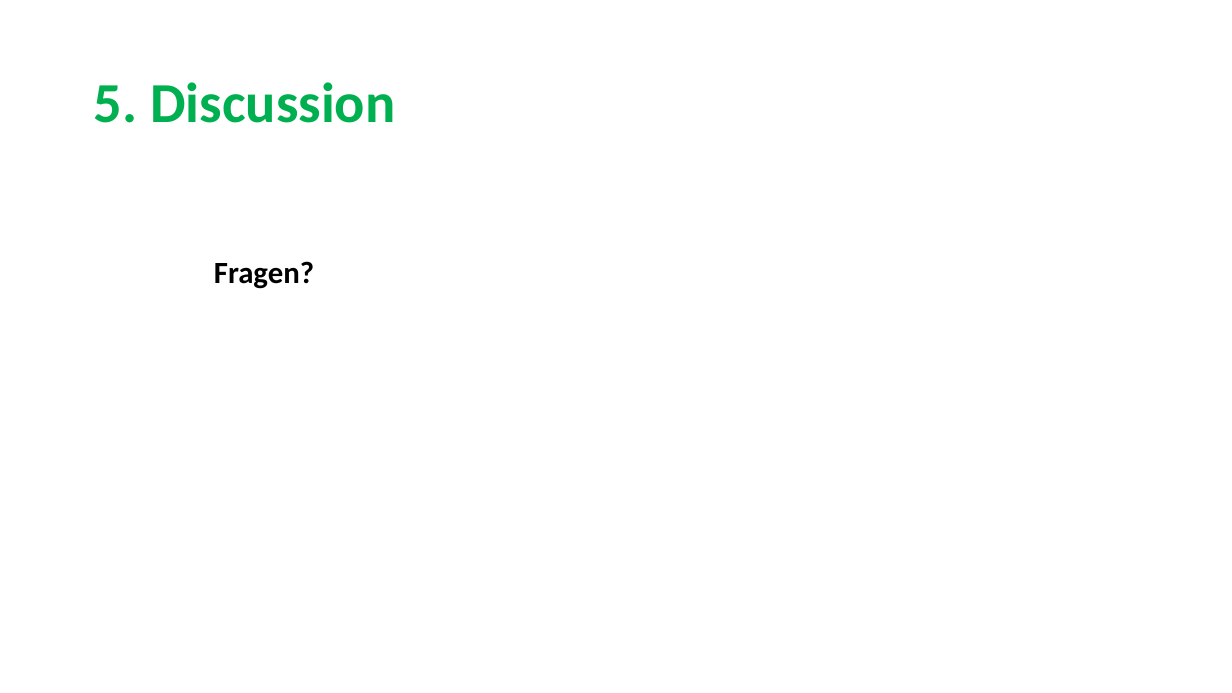
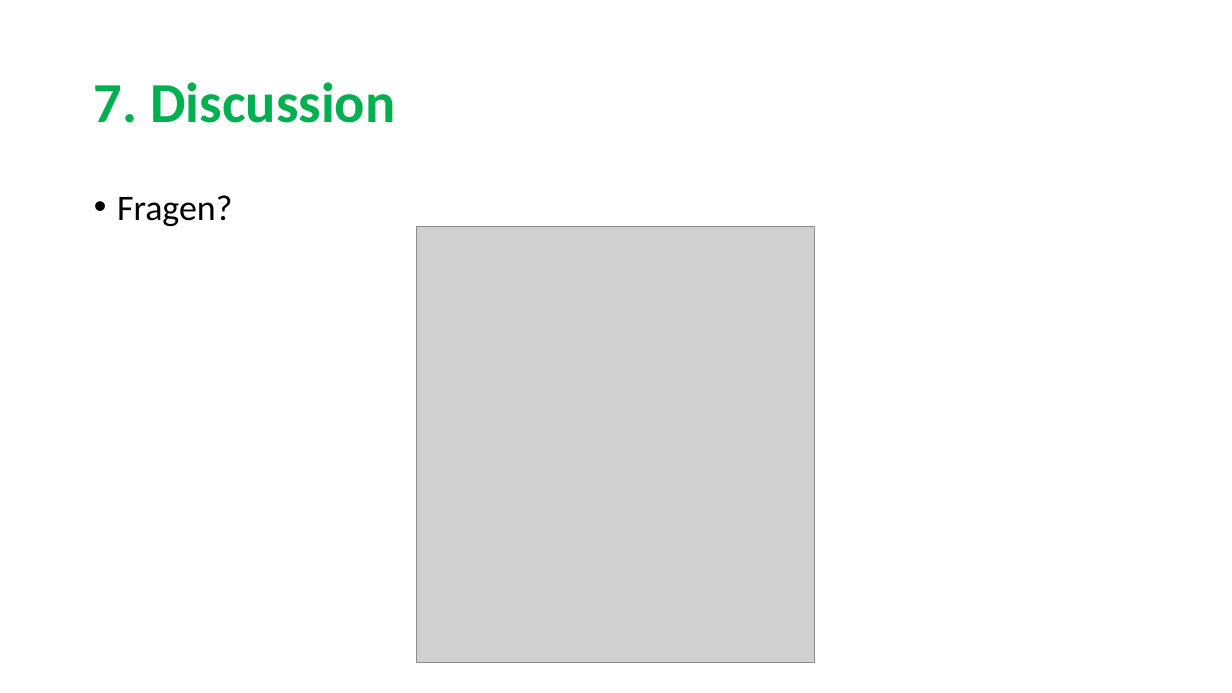
Before and after one commit to sarahmele/ch.bfh.btx8081.w2015.green, a slide deck: slide 15 of doc/task03/Task3.pptx (slide 14 before the commit). Drawn at 1232x693 pixels with LibreOffice and Linux fonts; fonts in the diff are those of the drawing; grey boxes stand for pictures. Boxes give left, top, right and bottom in pixels: in the first picture for what was removed or moved away, otherwise in the second. Text is boxed around its words. In the diff, an @@ line names an element or a change of style, - is before the commit and + after.

```diff
--- a/doc/task03/Task3.pptx
+++ b/doc/task03/Task3.pptx
@@ title at [94,82,395,123]: text changed @@
-5. Discussion
+7. Discussion
@@ text "Fragen?": place and size @@
-text "Fragen?" at [214,261,314,289]
+text "Fragen?" at [117,195,232,226]
@@ text "Fragen?" at [117,195,232,226]: size 24 to 28 pt, bold off; bullet none to • @@
@@ picture added at [417,226,815,663] @@
```
Also in this commit, not shown: 7 other slides changed, 5 slides added, 4 slides removed.
